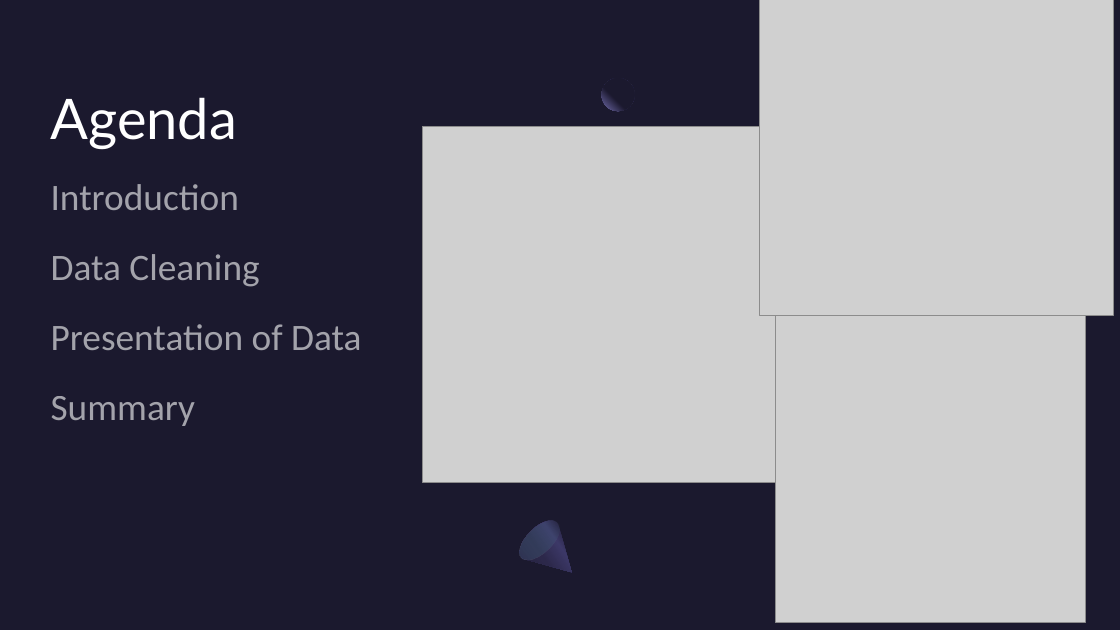
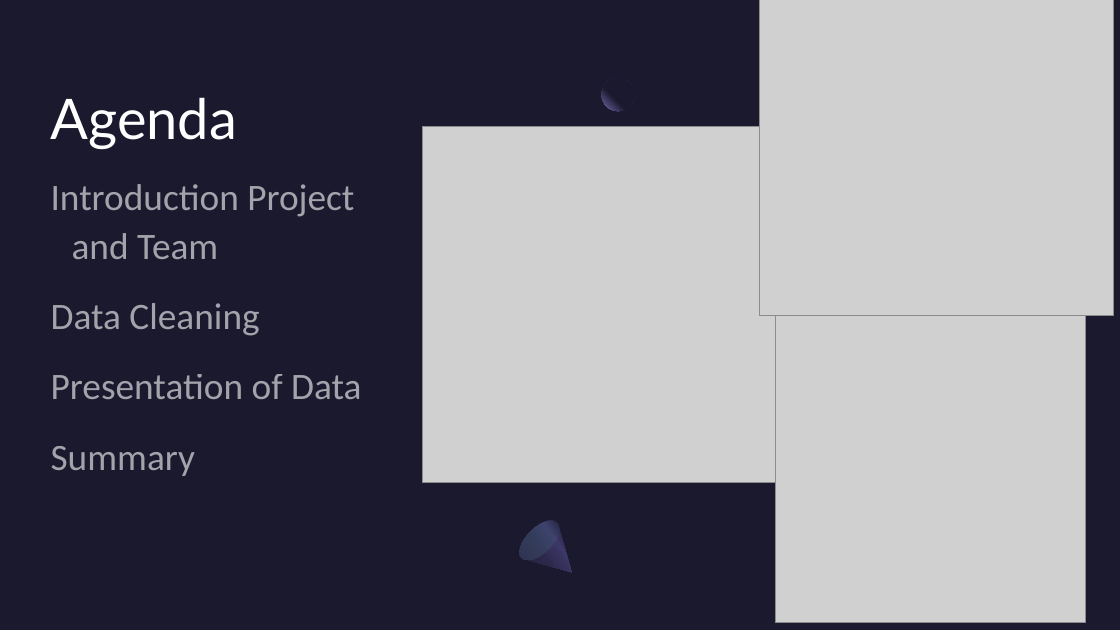
Before and after one commit to mward95/Restaurant_API, a slide deck: slide 2 of Sanjay Dabra/Presentation1.pptx. Drawn at 1120x630 pixels with LibreOffice and Linux fonts; fonts in the diff are those of the drawing; grey boxes stand for pictures. Boxes give left, top, right and bottom in pixels: in the first picture for what was removed or moved away, otherwise in the second. Text is boxed around its words. In the diff, an @@ line names an element or a change of style, - is before the commit and + after.

```diff
--- a/Sanjay Dabra/Presentation1.pptx
+++ b/Sanjay Dabra/Presentation1.pptx
@@ text at box(51, 184, 354, 259): text changed @@
-Introduction
+Introduction Project and Team
```
Also in this commit, not shown: 7 other slides changed, 2 slides added, 1 slide removed.
